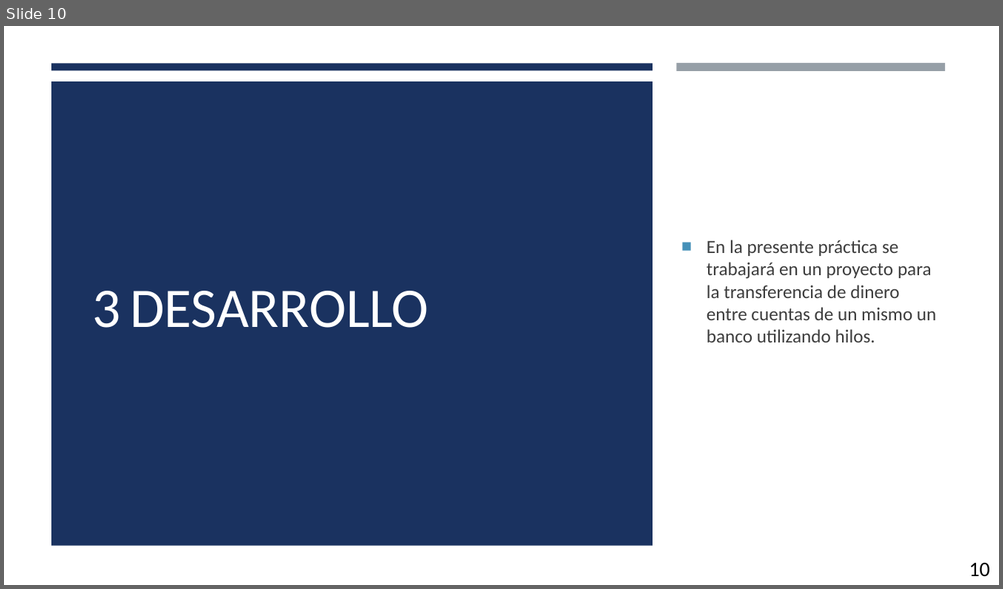
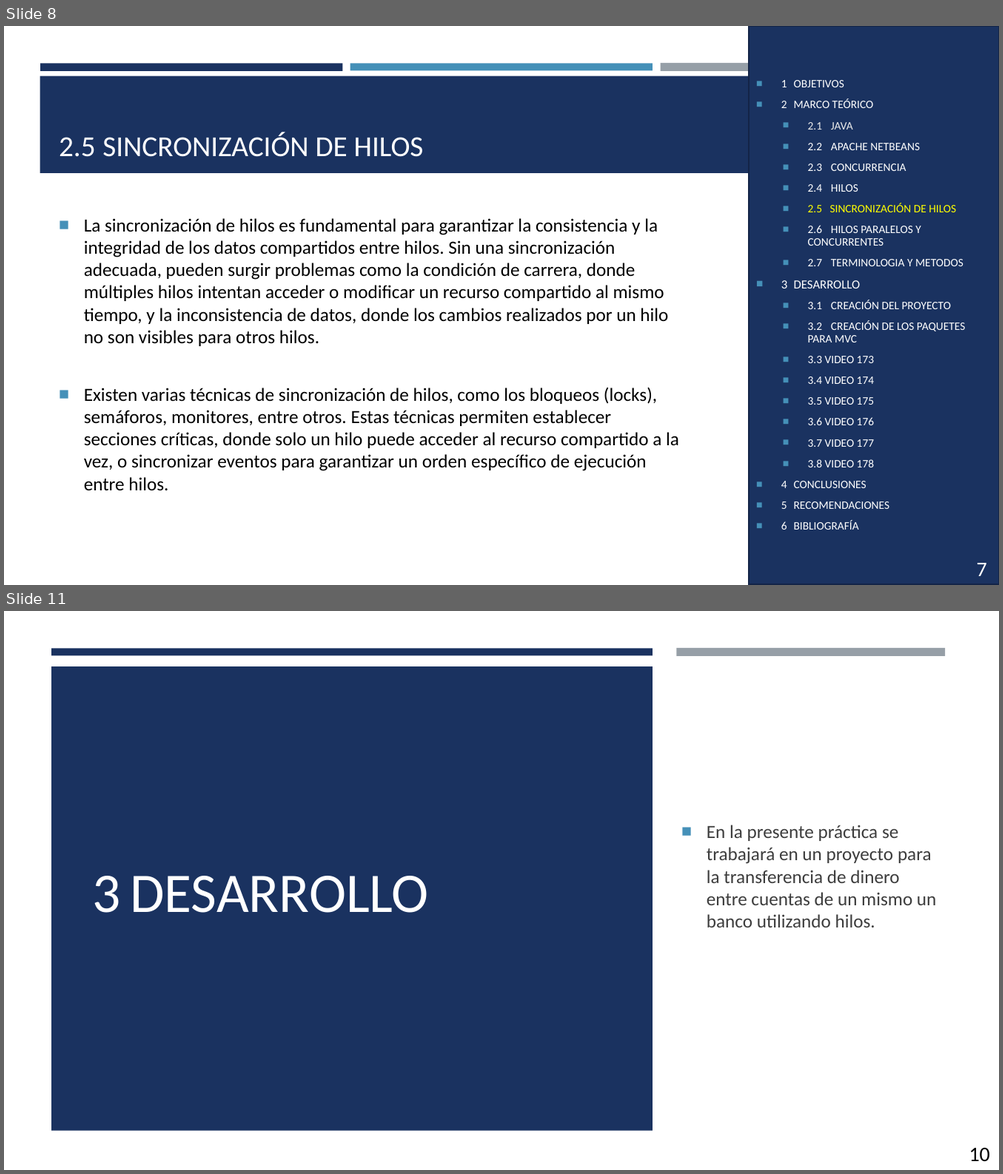
Before and after one commit to andrespallango/Aplicaciones_Distribuidas_Java_DotNET, a slide deck: HilosJava_Grupo2/DOCUMENTACION/HilosJava_173_174_175_176_177_178_Grupo2.pptx. Shown one above the other, each under a label of ours: slide 10 before the commit, slides 8 and 11 after it; the slides between them are not shown. The pictures are 1003x589 and 1003x1174 pixels, drawn with LibreOffice and Linux fonts; fonts in the diff are those of the drawing. Boxes give left, top, right and bottom in pixels: in the first picture for what was removed or moved away, otherwise in the second. Text is boxed around its words. In the diff, an @@ line names an element or a change of style, - is before the commit and + after.

Commit message:
hilos java

```diff
--- a/HilosJava_Grupo2/DOCUMENTACION/HilosJava_173_174_175_176_177_178_Grupo2.pptx
+++ b/HilosJava_Grupo2/DOCUMENTACION/HilosJava_173_174_175_176_177_178_Grupo2.pptx
@@ slide 8 added at (4,26,999,585), background #FFFFFF @@
@@ rectangle added at (748,26,999,585), fill #1A3260, outline #132547 1.75 pt, 11 pt, text #FFFFFF @@
+■ 1 OBJETIVOS
+■ 2 MARCO TEÓRICO
+  ■ 2.1 JAVA
+  ■ 2.2 APACHE NETBEANS
+  ■ 2.3 CONCURRENCIA
+  ■ 2.4 HILOS
+  ■ 2.5 SINCRONIZACIÓN DE HILOS
+  ■ 2.6 HILOS PARALELOS Y CONCURRENTES
+  ■ 2.7 TERMINOLOGIA Y METODOS
+■ 3 DESARROLLO
+  ■ 3.1 CREACIÓN DEL PROYECTO
+  ■ 3.2 CREACIÓN DE LOS PAQUETES PARA MVC
+  ■ 3.3 VIDEO 173
+  ■ 3.4 VIDEO 174
+  ■ 3.5 VIDEO 175
+  ■ 3.6 VIDEO 176
+  ■ 3.7 VIDEO 177
+  ■ 3.8 VIDEO 178
+■ 4 CONCLUSIONES
+■ 5 RECOMENDACIONES
+■ 6 BIBLIOGRAFÍA
@@ rectangle added at (40,63,343,70), fill #1A3260 @@
@@ rectangle added at (350,63,652,70), fill #4590B8 @@
@@ rectangle added at (660,63,962,72), fill #969FA7 @@
@@ rectangle added at (40,76,963,173), fill #1A3260 @@
@@ title added at (59,132,424,157), 28 pt, text #FFFFFF @@
+2.5 SINCRONIZACIÓN DE HILOS
@@ text added at (84,218,679,491), 18 pt, text #000000 @@
+■ La sincronización de hilos es fundamental para garantizar la consistencia y la integridad de los datos compartidos entre hilos. Sin una sincronización adecuada, pueden surgir problemas como la condición de carrera, donde múltiples hilos intentan acceder o modificar un recurso compartido al mismo tiempo, y la inconsistencia de datos, donde los cambios realizados por un hilo no son visibles para otros hilos.
+■ Existen varias técnicas de sincronización de hilos, como los bloqueos (locks), semáforos, monitores, entre otros. Estas técnicas permiten establecer secciones críticas, donde solo un hilo puede acceder al recurso compartido a la vez, o sincronizar eventos para garantizar un orden específico de ejecución entre hilos.
@@ text added at (808,440,822,447), 20 pt, text #FFFFFF @@
+7
@@ text added at (976,563,986,577), 20 pt, text #FFFFFF @@
+6
@@ text added at (976,563,986,577), 20 pt, text #FFFFFF @@
+7
@@ what was slide 10 is now slide 11 @@
```
Also in this commit, not shown: 33 slides changed, 33 other files.
